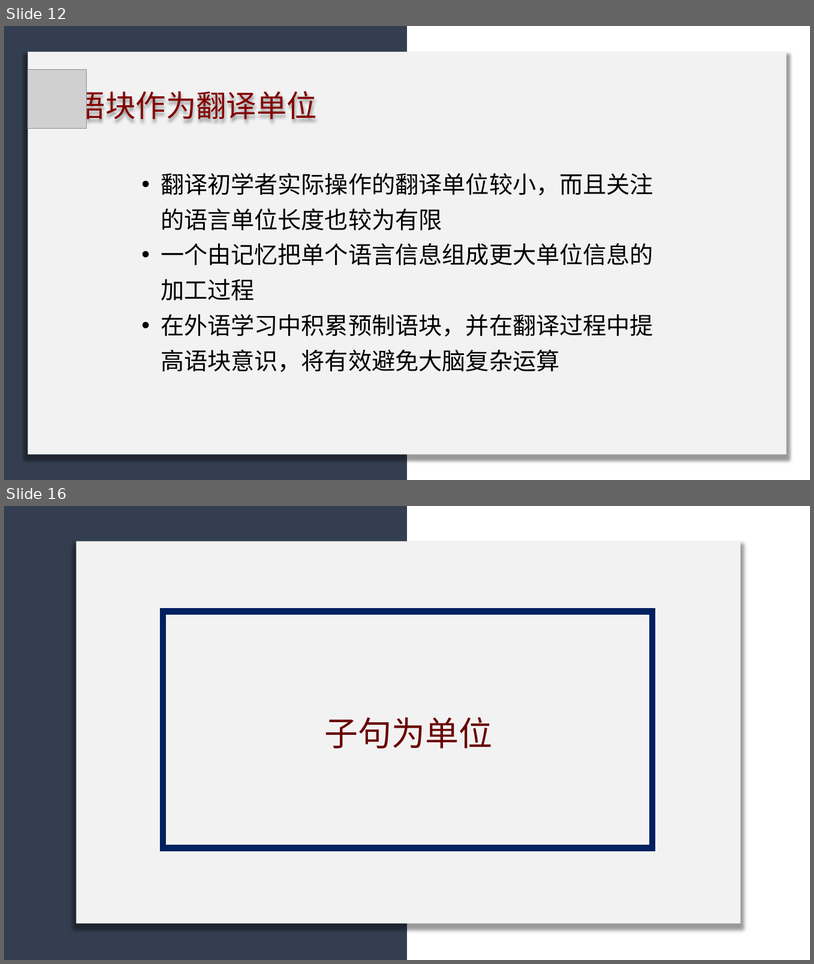
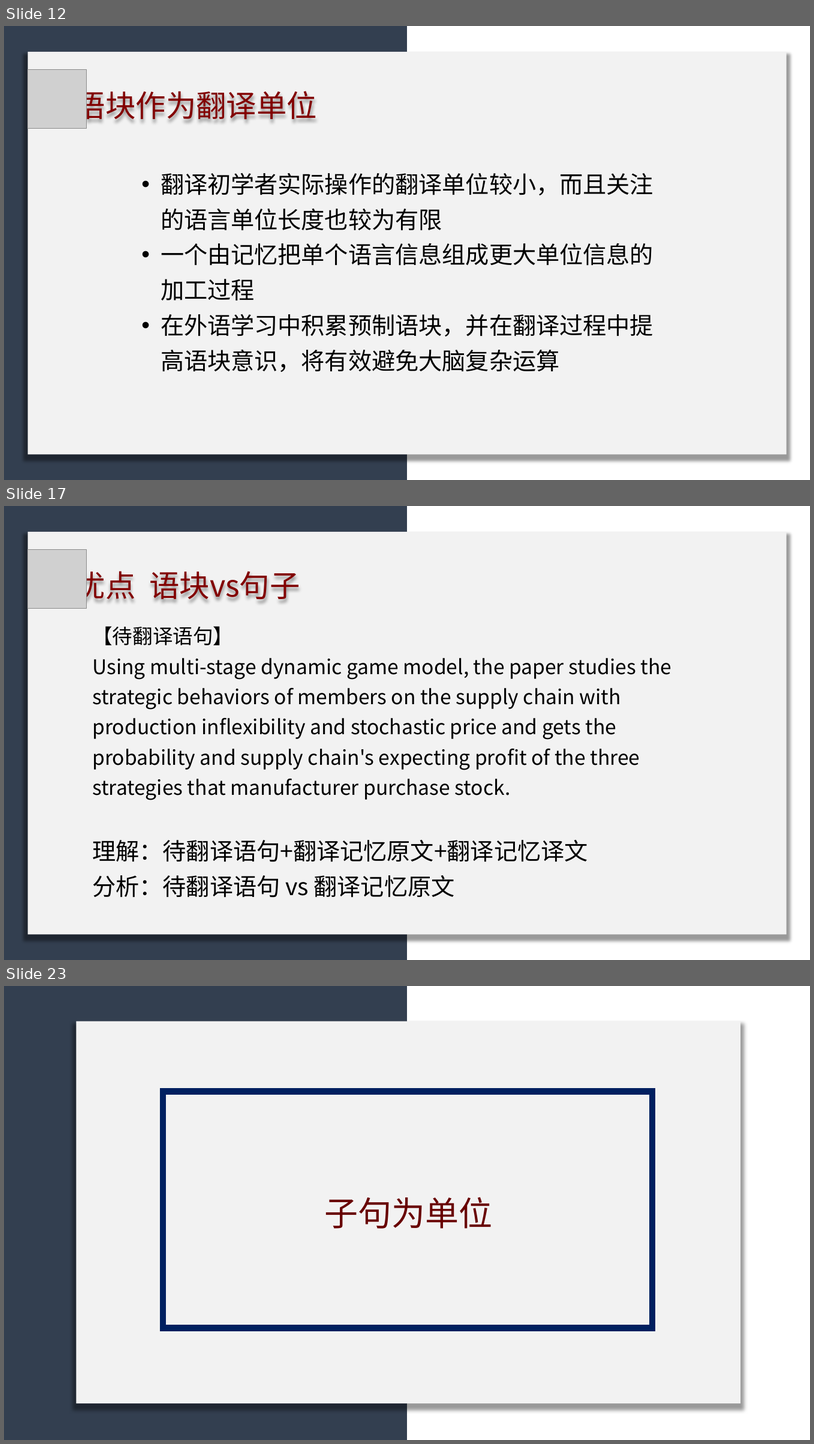
Before and after one commit to licheng0573/RosettaStone, a slide deck: 二组展示_10_24.pptx. Shown one above the other, each under a label of ours: slides 12 and 16 before the commit, slides 12, 17 and 23 after it; the slides between them are not shown. The pictures are 814x964 and 814x1444 pixels, drawn with LibreOffice and Linux fonts; fonts in the diff are those of the drawing; grey boxes stand for pictures. Boxes give left, top, right and bottom in pixels: in the first picture for what was removed or moved away, otherwise in the second. Text is boxed around its words. In the diff, an @@ line names an element or a change of style, - is before the commit and + after.

```diff
--- a/二组展示_10_24.pptx
+++ b/二组展示_10_24.pptx
@@ slide 17 added at (x1=4, y1=506, x2=810, y2=960), background #FFFFFF @@
@@ rectangle added at (x1=4, y1=506, x2=408, y2=960), fill #333F50 @@
@@ rectangle added at (x1=27, y1=532, x2=787, y2=934), fill #F2F2F2 @@
@@ picture added at (x1=27, y1=550, x2=86, y2=608) @@
@@ text added at (x1=75, y1=566, x2=300, y2=604), 36 pt, text #820000 @@
+优点 语块vs句子
@@ text added at (x1=92, y1=626, x2=672, y2=897), 24 pt, text #000000 @@
+【待翻译语句】
+Using multi-stage dynamic game model, the paper studies the strategic behaviors of members on the supply chain with production inflexibility and stochastic price and gets the probability and supply chain's expecting profit of the three strategies that manufacturer purchase stock.
+理解：待翻译语句+翻译记忆原文+翻译记忆译文
+分析：待翻译语句 vs 翻译记忆原文
@@ what was slide 16 is now slide 23 @@
```
Also in this commit, not shown: 5 slides changed, 9 other slides added, 5 slides removed.
